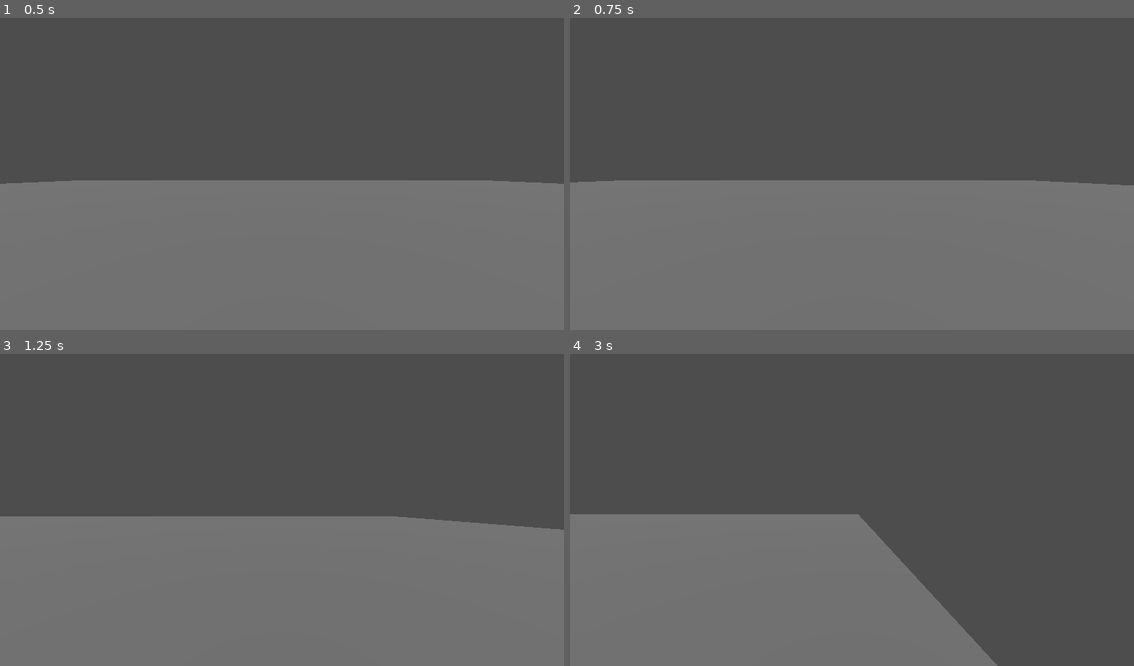
Above: before the commit, frames 1-4 (two rows, left to right).
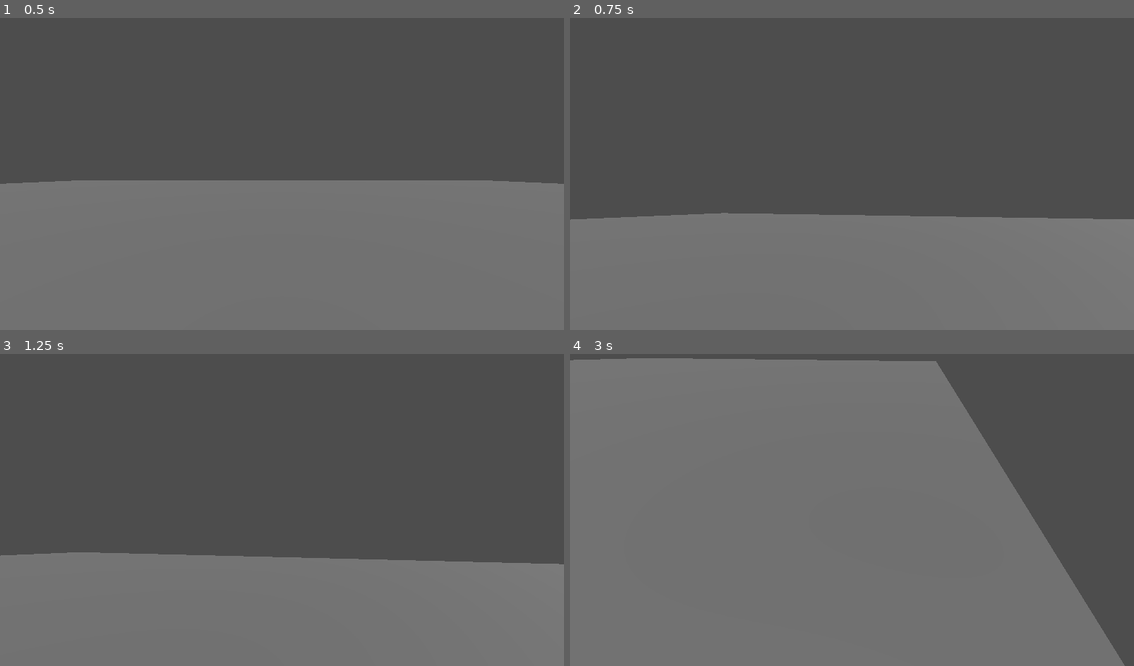
Above: after the commit, the same moments.

Repository: LuisRodriguezAldana/Marketmimic_Godt
Game: Godot game, scene res://Scene/Mundo.tscn
Same seed, same stepped clock (60 frames per second), same inputs: the game is played once before the commit and once after it.
Inputs (mouse positions are in pixels of both pictures, inside the frame that each line leads up to):
- Up to frame 1 (0.5 s): no input
- Up to frame 2 (0.75 s): tap Enter at 0.5 s; move the mouse to (976, 155) at 0.52 s; hold D (ui_right) from 0.53 s (still down)
- Up to frame 3 (1.25 s): keep holding D (ui_right)
- Up to frame 4 (3 s): move the mouse to (739, 522) at 1.27 s; release D (ui_right) at 1.28 s; hold S (ui_down) 1.28-2.03 s; move the mouse to (908, 438) at 2.02 s; hold D (ui_right) 2.03-2.78 s; move the mouse to (823, 572) at 2.77 s; hold W (ui_up) from 2.78 s (still down)

Frame 1 is identical in both runs. In frame 2, 11% of the frame differs, in the area x 0-100%, y 52-65%; in frame 3, 13%; in frame 4, 49%, in the area x 0-99%, y 1-100%.

Commit message:
Se agrega script para la camara

Diff:
--- a/Scene/personaje.tscn
+++ b/Scene/personaje.tscn
@@ -1,6 +1,7 @@
-[gd_scene load_steps=3 format=3 uid="uid://2jm1bymdbdl"]
+[gd_scene load_steps=4 format=3 uid="uid://2jm1bymdbdl"]
 
 [ext_resource type="Script" path="res://Script/Player.gd" id="1_rbs44"]
+[ext_resource type="Script" path="res://Script/Camera.gd" id="2_w8obx"]
 
 [sub_resource type="CapsuleShape3D" id="CapsuleShape3D_0a656"]
 
@@ -15,3 +16,4 @@
 
 [node name="Camera3D" type="Camera3D" parent="."]
 transform = Transform3D(1, 0, 0, 0, 1, 0, 0, 0, 1, 0, 0.641321, -0.331432)
+script = ExtResource("2_w8obx")
--- /dev/null
+++ b/Script/Camera.gd
@@ -0,0 +1,65 @@
+extends Camera3D
+
+@onready var Player = get_parent()
+
+## Increase this value to give a slower turn speed
+const CAMERA_TURN_SPEED = 200
+
+func _ready():
+	## Tell Godot that we want to handle input
+	set_process_input(true)
+
+func look_updown_rotation(new_rotation = 0):
+	"""
+	Returns a new Vector3 which contains only the x direction
+	We'll use this vector to compute the final 3D rotation later
+	"""
+	var toReturn = self.get_rotation() + Vector3(new_rotation, 0, 0)
+
+	##
+	## We don't want the player to be able to bend over backwards
+	## neither to be able to look under their arse.
+	## Here we'll clamp the vertical look to 90° up and down
+	toReturn.x = clamp(toReturn.x, PI / -2, PI / 2)
+
+	return toReturn
+
+func look_leftright_rotation(new_rotation = 0):
+	"""
+	Returns a new Vector3 which contains only the y direction
+	We'll use this vector to compute the final 3D rotation later
+	"""
+	return Player.get_rotation() + Vector3(0, new_rotation, 0)
+
+func _input(event):
+	"""
+	First person camera controls
+	"""
+	##
+	## We'll only process mouse motion events
+	if not event is InputEventMouseMotion:
+		return
+
+	##
+	## We'll use the parent node "Player" to set our left-right rotation
+	## This prevents us from adding the x-rotation to the y-rotation
+	## which would result in a kind of flight-simulator camera
+	Player.set_rotation(look_leftright_rotation(event.relative.x / -CAMERA_TURN_SPEED))
+
+	##
+	## Now we can simply set our y-rotation for the camera, and let godot
+	## handle the transformation of both together
+	self.set_rotation(look_updown_rotation(event.relative.y / -CAMERA_TURN_SPEED))
+
+func _enter_tree():
+	"""
+	Hide the mouse when we start
+	"""
+	Input.set_mouse_mode(Input.MOUSE_MODE_HIDDEN)
+	Input.set_mouse_mode(Input.MOUSE_MODE_CAPTURED)
+
+func _leave_tree():
+	"""
+	Show the mouse when we leave
+	"""
+	Input.set_mouse_mode(Input.MOUSE_MODE_VISIBLE)
--- a/Script/Player.gd
+++ b/Script/Player.gd
@@ -1,7 +1,8 @@
 extends CharacterBody3D
 @export var Velocidad : float
 @export var jump: float
-var gravity: float = 9.2
+@export var Mouse_Sen: float
+var gravity: float = 9.8
 func _physics_process(delta):
 	motion_contrl()
 
